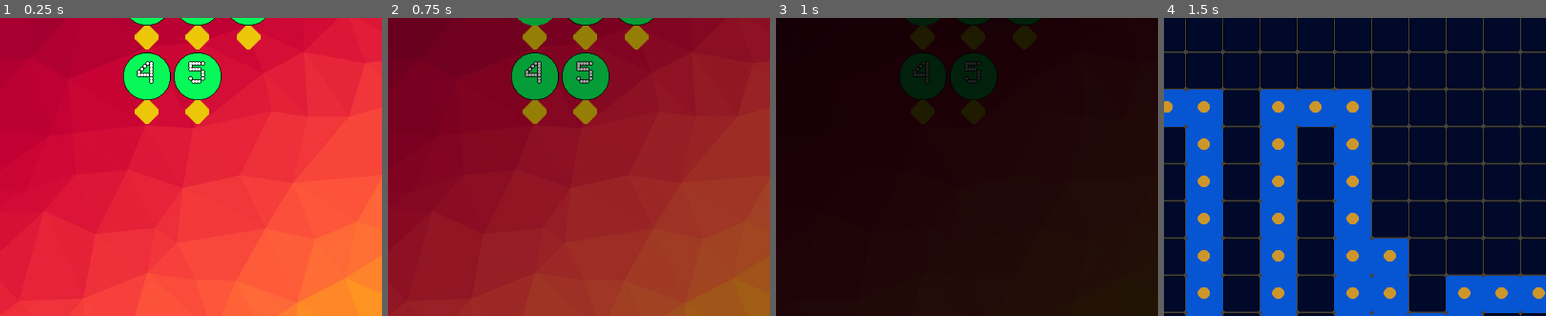
Above: before the commit, frames 1-4 (left to right).
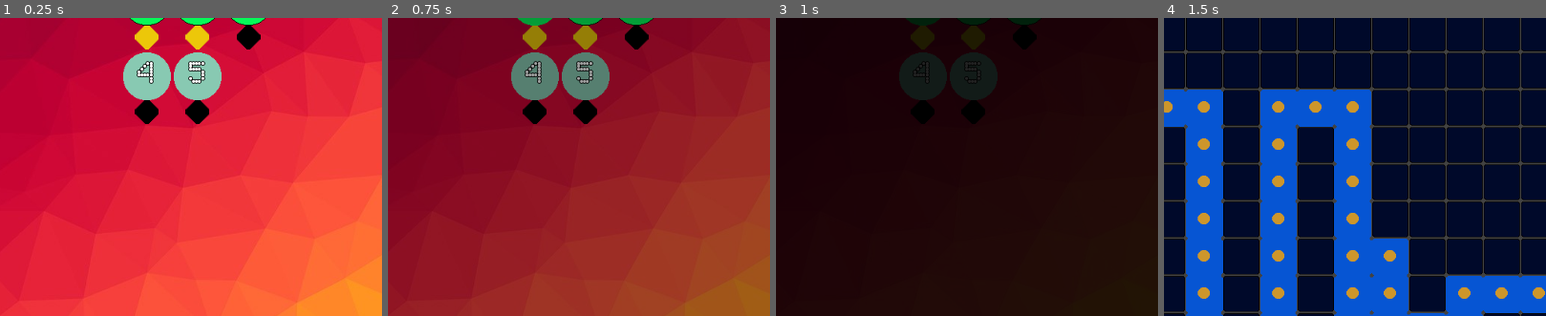
Above: after the commit, the same moments.

Repository: TheIcySpark/PacMan
Game: Godot game, scene res://Escenas/Niveles/Seleccion nivel/SeleccionNivel.tscn
Two runs of this game, one before a commit and one after it. Both use one fixed random seed, a clock stepped at 60 frames per second and the inputs below.
Inputs:
- Up to frame 1 (0.25 s): no input
- Up to frame 2 (0.75 s): click "1" at 0.5 s
- Up to frame 3 (1 s): no input
- Up to frame 4 (1.5 s): no input
The pictures show only the part of the screen within x 24-74%, y 7-57%; the shares and areas given below are measured in that part.

The runs differ from the first frame. In frame 1, 4.0% of the frame differs, in the area x 32-69%, y 2-36%; in frame 2, 3.9%; in frame 3, 1.0%; in frame 4, nothing differs.

Commit message:
Pacman: reinicio de nivel al morir

Diff:
--- a/Escenas/Niveles/Nivel1.tscn
+++ b/Escenas/Niveles/Nivel1.tscn
@@ -2,7 +2,7 @@
 
 [ext_resource path="res://Escenas/Niveles/NivelBase.tscn" type="PackedScene" id=1]
 
-[node name="Nivel1" index="0" instance=ExtResource( 1 )]
+[node name="Nivel1" instance=ExtResource( 1 )]
 
 [node name="TileMap" parent="." index="0"]
 tile_data = PoolIntArray( 0, 0, 0, 1, 0, 0, 2, 0, 0, 3, 0, 0, 4, 0, 0, 5, 0, 0, 6, 0, 0, 7, 0, 0, 8, 0, 0, 9, 0, 0, 10, …(3997 unchanged characters)…
--- a/Scripts/Pacman/Pacman.gd
+++ b/Scripts/Pacman/Pacman.gd
@@ -106,6 +106,5 @@
 
 func _on_Pacman_area_entered(area: Area2D) -> void:
 	if not gPacman.powerUp:
-		position= posInicial
-		posActual= posInicial
-		posSig= posInicial
+		#Muerte Pacman
+		get_tree().reload_current_scene()
--- a/save.json
+++ b/save.json
@@ -1 +1 @@
-{"/root/SeleccionNivel/GridContainer/BotonSeleccionNivel":{" …(164 unchanged characters)… ner/BotonSeleccionNivel3":{"completado":true,"disponible":true},"/root/SeleccionNivel/GridContainer/BotonSeleccionNivel4":{"completado":true,"disponible":true},"/root/SeleccionNivel/GridContainer/BotonSeleccionNivel5":{"completado":true,"disponible":true}}
+{"/root/SeleccionNivel/GridContainer/BotonSeleccionNivel":{" …(164 unchanged characters)… ner/BotonSeleccionNivel3":{"completado":false,"disponible":true},"/root/SeleccionNivel/GridContainer/BotonSeleccionNivel4":{"completado":false,"disponible":false},"/root/SeleccionNivel/GridContainer/BotonSeleccionNivel5":{"completado":false,"disponible":false}}
Not shown, changed: export_presets.cfg
